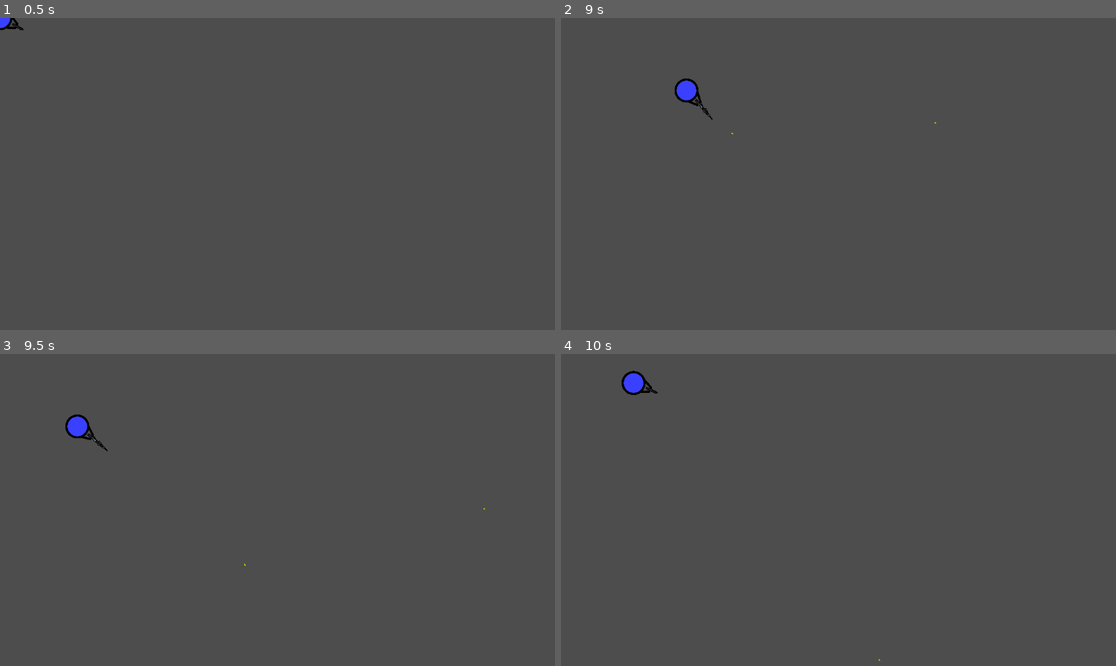
Above: before the commit, frames 1-4 (two rows, left to right).
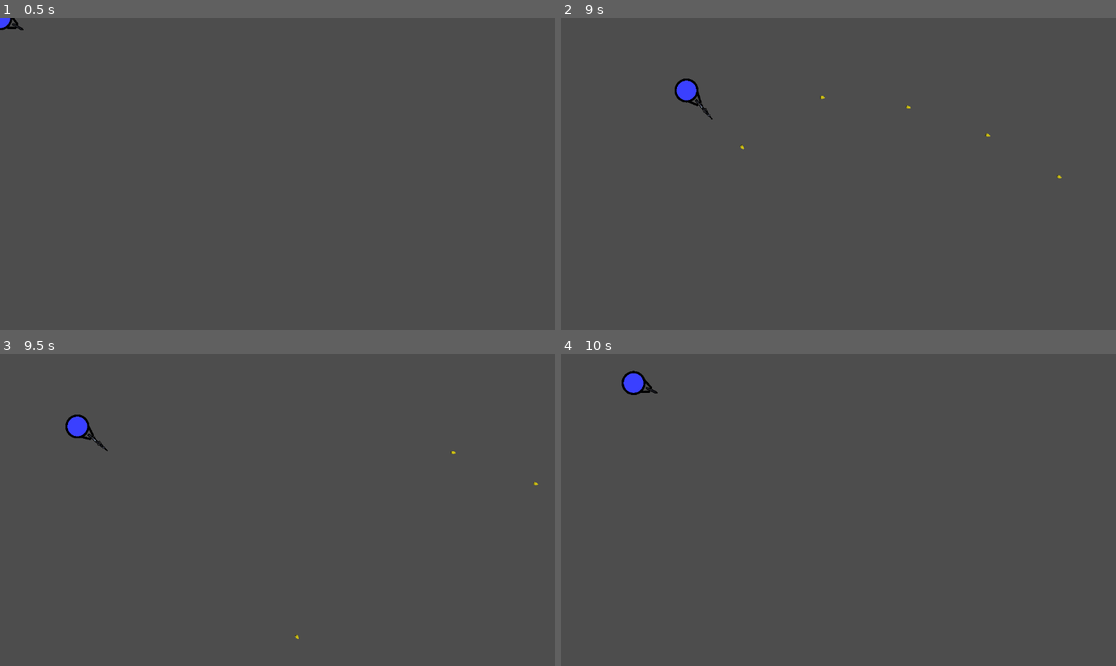
Above: after the commit, the same moments.

Repository: sammit52/UndeadSurvival
Game: Godot game, scene res://Scenes/player.tscn
Two runs of this game, one before a commit and one after it. Both use one fixed random seed, a clock stepped at 60 frames per second and the inputs below.
Inputs (mouse positions are in pixels of both pictures, inside the frame that each line leads up to):
- Up to frame 1 (0.5 s): no input
- Up to frame 2 (9 s): tap Enter at 0.5 s; move the mouse to (960, 158) at 0.52 s; press the mouse at (960, 158) at 0.53 s; hold D (right) 0.53-1.28 s; tap 0 at 0.8, 1.35 s; move the mouse to (727, 189) at 1.27 s; release the mouse at (727, 189) at 1.28 s; hold S (down) 1.28-2.03 s; tap 1 at 1.55, 2.1 s; move the mouse to (894, 105) at 2.02 s; hold D (right) 2.03-2.78 s; tap 2 at 2.3, 2.85 s; move the mouse to (810, 236) at 2.77 s; hold W (up) 2.78-3.53 s; tap 3 at 3.05, 3.6 s; move the mouse to (1005, 220) at 3.52 s; hold A (left) 3.53-5.03 s; tap 4 at 3.8, 4.35 s; move the mouse to (672, 127) at 4.27 s; tap 5 at 4.55, 5.1 s; move the mouse to (866, 174) at 5.02 s; hold S (down) 5.03-5.78 s; tap 6 at 5.3, 5.85 s; move the mouse to (755, 96) at 5.77 s; hold D (right) 5.78-6.53 s; tap 7 at 6.05, 6.6 s; move the mouse to (960, 158) at 6.52 s; hold W (up) 6.53-7.28 s; tap 8 at 6.8, 7.35 s; move the mouse to (727, 189) at 7.27 s; hold D (right) 7.28-8.03 s; tap 9 at 7.55, 8.1 s; move the mouse to (894, 105) at 8.02 s; press the mouse at (894, 105) at 8.03 s; hold S (down) 8.03-8.78 s; move the mouse to (810, 236) at 8.77 s; release the mouse at (810, 236) at 8.78 s; hold A (left) from 8.78 s (still down); click (810, 236) at 8.85 s
- Up to frame 3 (9.5 s): keep holding A (left); tap 0 at 9.05 s
- Up to frame 4 (10 s): move the mouse to (1005, 556) at 9.52 s; release A (left) at 9.53 s; hold W (up) from 9.53 s (still down); tap 0 at 9.6 s; tap 1 at 9.8 s

Frame 1 is identical in both runs. In frame 2, less than 0.1% of the frame differs, in the area x 30-91%, y 24-52%; in frame 3, less than 0.1%; in frame 4, less than 0.1%.

Commit message:
Added And Bug Fixed Different Gun Variables

Diff:
--- a/Code/player.gd
+++ b/Code/player.gd
@@ -3,12 +3,12 @@
 @export var speed: float = 200.0  # Movement speed in pixels per second
 @export var bullet_scene : PackedScene
 @onready var marker_2d: Marker2D = $Marker2D
-var guns = {0:["Pistol",5,99],1:["Gun1",2,50],2:["Gun2",2,50],3:["Gun3",2,50],4:["Gun4",2,50],5:["Gun5",2,50],6:["Gun6",2,50],7:["Gun7",2,50],8:["Gun8",2,50],9:["Gun9",2,50]}
-#name, damage, max ammo (potentially add owned? true or false value)
+var guns = {0:["Pistol",5,99,false,0.0,0,400],1:["Gun1",2,50,true,0.075,7.5,225],2:["Gun2",2,50,true,0.2,1.5,400],3:["Gun3",2,50,true,0.2,2,400],4:["Gun4",2,50,true,0.2,1,400],5:["Gun5",2,50,true,0.2,1,400],6:["Gun6",2,50,true,0.2,1,400],7:["Gun7",2,50,true,0.2,1,400],8:["Gun8",2,50,true,0.2,1,400],9:["Gun9",2,50,true,0.2,1,400]}
+#name, damage, max ammo, automatic?, time,
 #var gun_names = ["Pistol", "Gun1", "Gun2", "Gun3", "Gun4", "Gun5", "Gun6", "Gun7", "Gun8", "Gun9"] # List of gun animation names
 
 var unlocked_guns = [0,1,2,3]
-
+var can_shoot = true
 var current_gun_index = 0
 
 # Reference to the AnimatedSprite2D node
@@ -49,6 +49,7 @@
 	var direction = (mouse_position - global_position).angle()
 	rotation = direction
 
+	# Old code for changing guns compare to new code
 	# Need to make it so some gun indexes are skipped when they're not unlocked,
 		# Number keys to switch guns
 	#for i in range(1, guns.size()+1):
@@ -79,15 +80,27 @@
 		equip_gun(unlocked_guns[current_gun_index])
 
 
-	if Input.is_action_just_pressed("shoot"):
+	if Input.is_action_pressed("shoot") and can_shoot:
+		can_shoot = false
+		if guns[current_gun_index][3]:
+			$Timer.wait_time = guns[current_gun_index][4]
+			print("start time")
+			$Timer.start()
 		var bullet = bullet_scene.instantiate()
-		bullet.global_position = marker_2d.global_position
-		bullet.direction = (get_global_mouse_position() - position).normalized()
-		bullet.look_at(get_global_mouse_position())
+		bullet.variance = guns[current_gun_index][5]
+		bullet.speed = guns[current_gun_index][6]
+		bullet.global_transform = marker_2d.global_transform
+		#bullet.direction = (get_global_mouse_position() - position).normalized()
+		#bullet.look_at(get_global_mouse_position())
 		add_sibling(bullet)
+
+	if Input.is_action_just_released("shoot") and not can_shoot:
+		can_shoot = true
 
 func _input(event):
 	if event is InputEventKey and event.is_pressed():
+		if event.keycode not in [KEY_0,KEY_1,KEY_2,KEY_3,KEY_4,KEY_5,KEY_6,KEY_7,KEY_8,KEY_9]:
+			return
 		var gun_select = null
 		match(event.keycode):
 			KEY_1:
@@ -112,5 +125,10 @@
 				gun_select = 9
 			_:
 				pass
+		current_gun_index = gun_select
 		if gun_select in unlocked_guns:
 			equip_gun(gun_select)
+
+
+func _on_timer_timeout() -> void:
+	can_shoot = true
--- a/Scenes/player.tscn
+++ b/Scenes/player.tscn
@@ -118,7 +118,12 @@
 position = Vector2(28, -1)
 scale = Vector2(0.666667, 0.666667)
 sprite_frames = SubResource("SpriteFrames_toijm")
-animation = &"Pistol"
+animation = &"Gun9"
 
 [node name="Marker2D" type="Marker2D" parent="."]
 position = Vector2(28, -1)
+
+[node name="Timer" type="Timer" parent="."]
+one_shot = true
+
+[connection signal="timeout" from="Timer" to="." method="_on_timer_timeout"]
--- a/bullet.gd
+++ b/bullet.gd
@@ -1,10 +1,14 @@
 extends Area2D
-
-@export var speed : float = 500.0
+var variance : float
+var speed : float
 @export var direction : Vector2 = Vector2.ZERO
 
+func _ready():
+	rotation_degrees+=randf_range(-variance,variance)
+
 func _process(delta):
-	position += direction * speed * delta
+	translate(transform.x * speed * delta)
+	#position += direction * speed * delta
 	if position.x < 0 or position.x > get_viewport().size.x or position.y < 0 or position.y > get_viewport().size.y:
 		queue_free()
 
